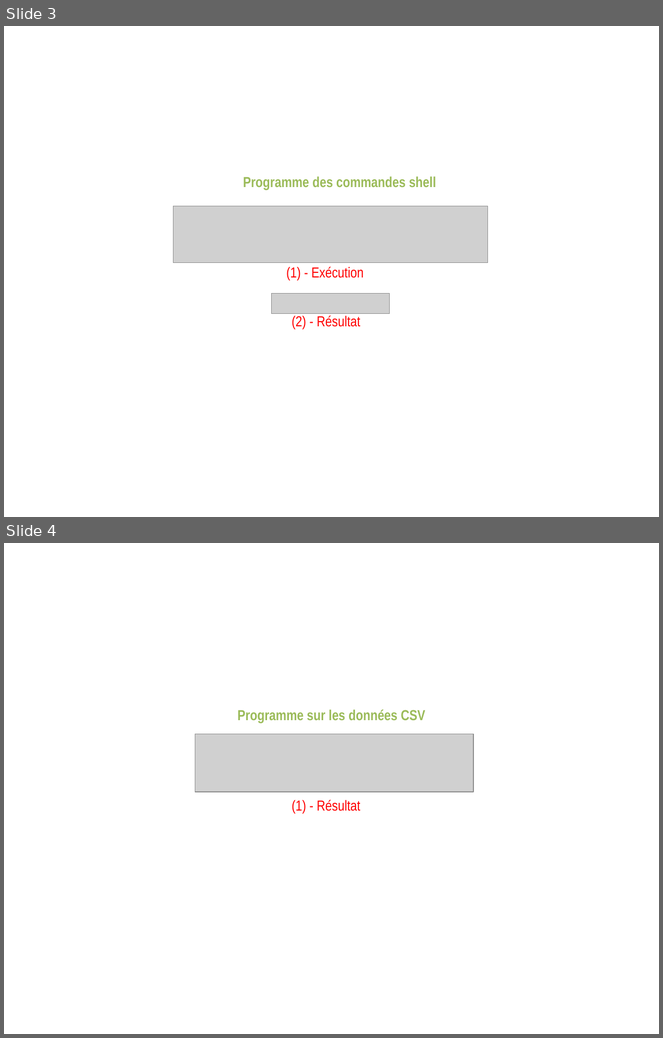
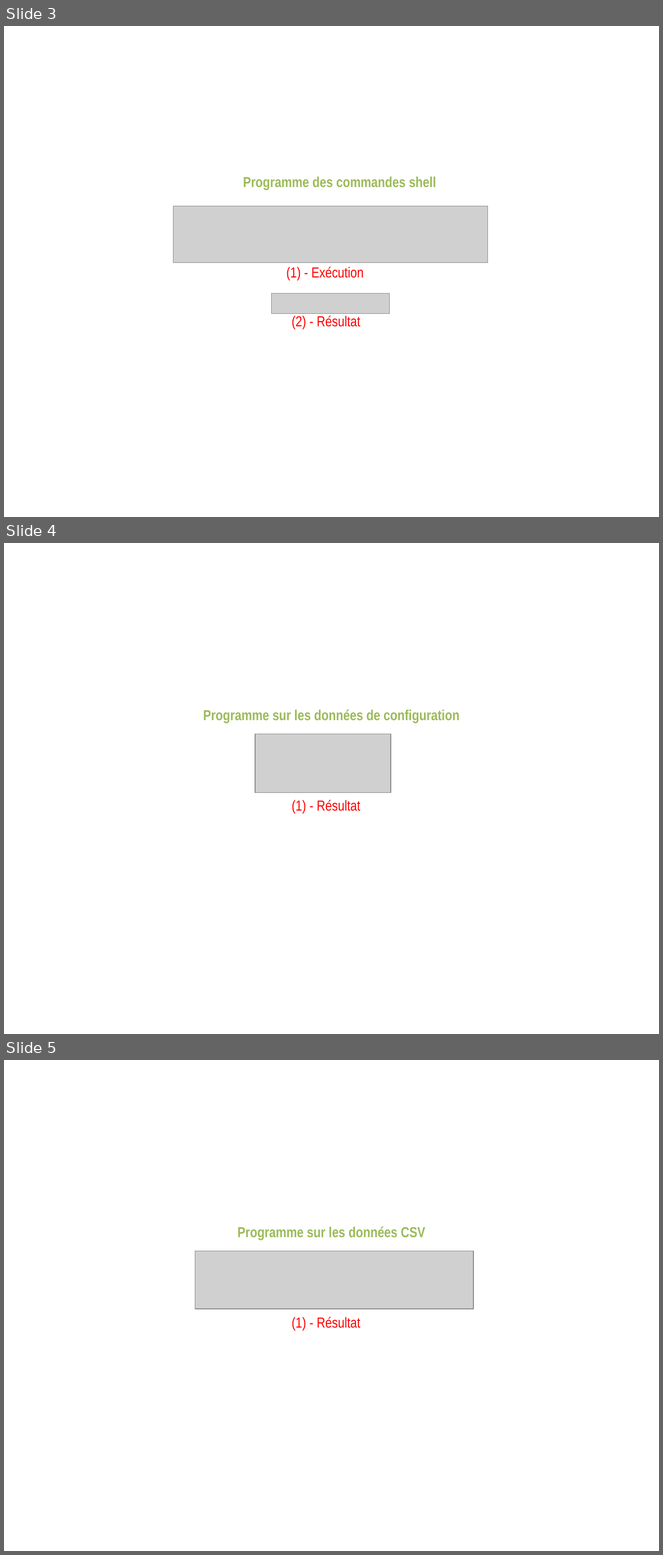
Before and after one commit to gkesse/ReadyDev, a slide deck: Tutoriels/C0/img/zPaint.pptx. Shown one above the other, each under a label of ours: slides 3 and 4 before the commit, slides 3, 4 and 5 after it. The pictures are 663x1038 and 663x1555 pixels, drawn with LibreOffice and Linux fonts; fonts in the diff are those of the drawing; grey boxes stand for pictures. Boxes give left, top, right and bottom in pixels: in the first picture for what was removed or moved away, otherwise in the second. Text is boxed around its words. In the diff, an @@ line names an element or a change of style, - is before the commit and + after.

Commit message:
Initial Commit

```diff
--- a/Tutoriels/C0/img/zPaint.pptx
+++ b/Tutoriels/C0/img/zPaint.pptx
@@ slide 4 added at bbox=[4, 543, 659, 1034], background #FFFFFF @@
@@ text added at bbox=[203, 709, 460, 723], 16 pt, text #9BBB59, bold @@
+Programme sur les données de configuration
@@ picture added at bbox=[255, 734, 390, 793] @@
@@ text added at bbox=[292, 800, 361, 813], 16 pt, text #FF0000 @@
+(1) - Résultat
@@ what was slide 4 is now slide 5 @@
```
